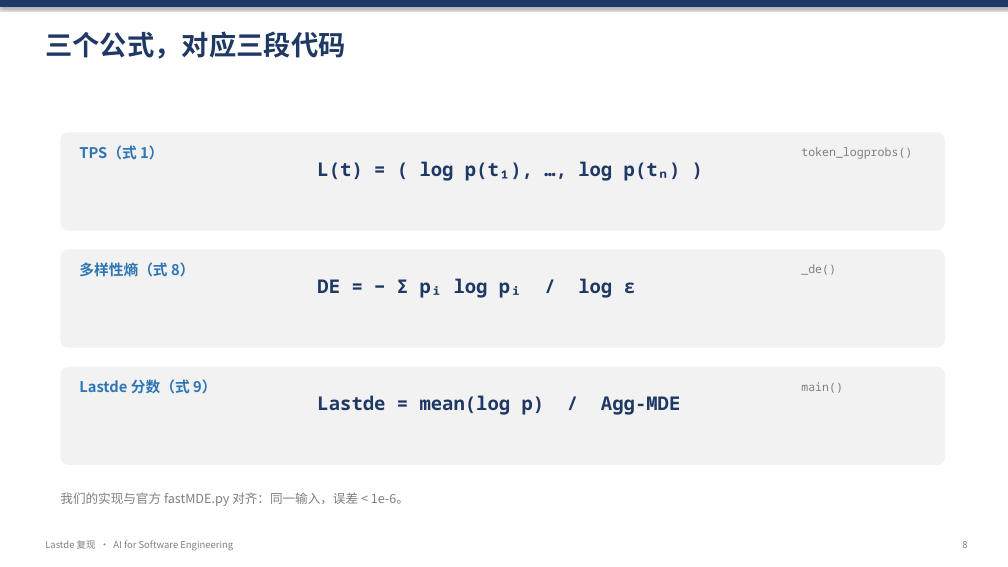
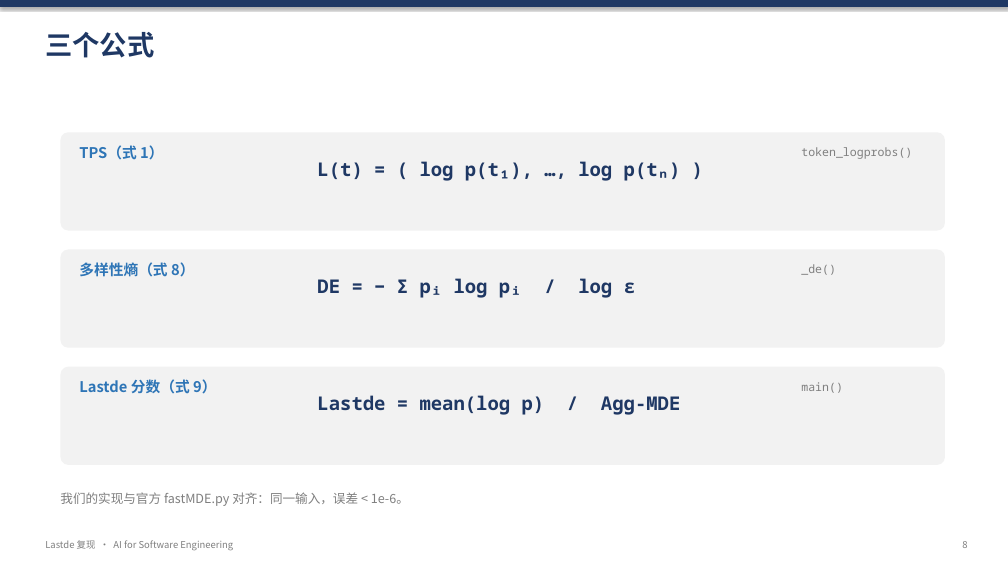
Before and after one commit to okkkk2-c/lastde-repro, a slide deck: slide 10 of Lastde复现汇报-算法部分.pptx. Drawn at 1008x567 pixels with LibreOffice and Linux fonts; fonts in the diff are those of the drawing. Boxes give left, top, right and bottom in pixels: in the first picture for what was removed or moved away, otherwise in the second. Text is boxed around its words. In the diff, an @@ line names an element or a change of style, - is before the commit and + after.

```diff
--- a/Lastde复现汇报-算法部分.pptx
+++ b/Lastde复现汇报-算法部分.pptx
@@ text at [45, 32, 154, 58]: text changed @@
-三个公式，对应三段代码
+三个公式
```
Also in this commit, not shown: 4 other slides changed, 1 slide added.
